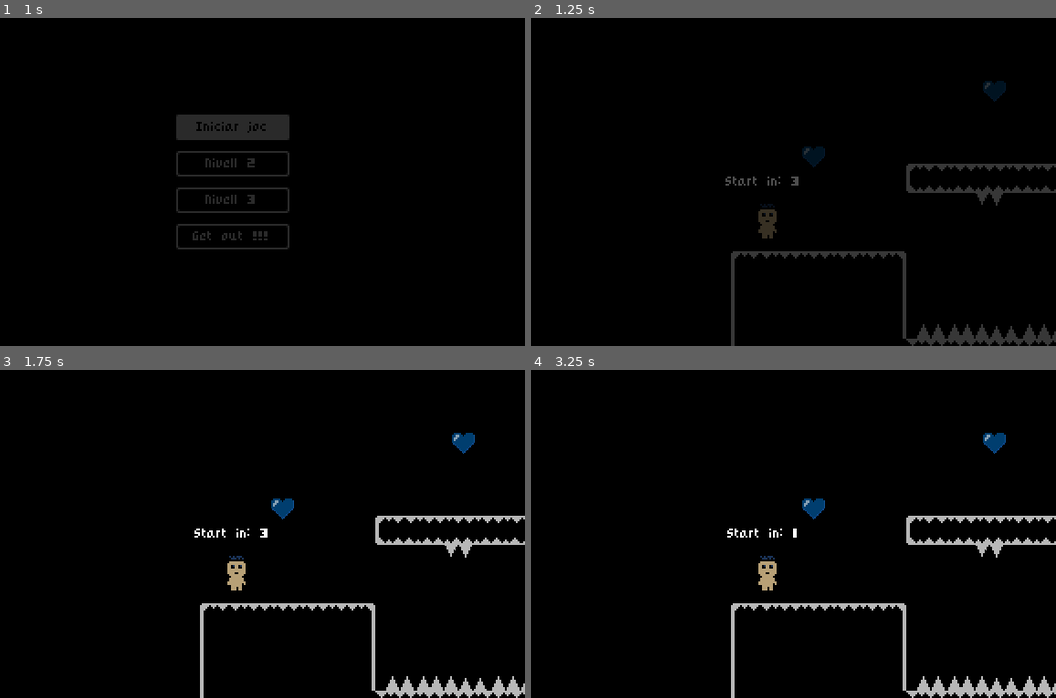
Above: before the commit, frames 1-4 (two rows, left to right).
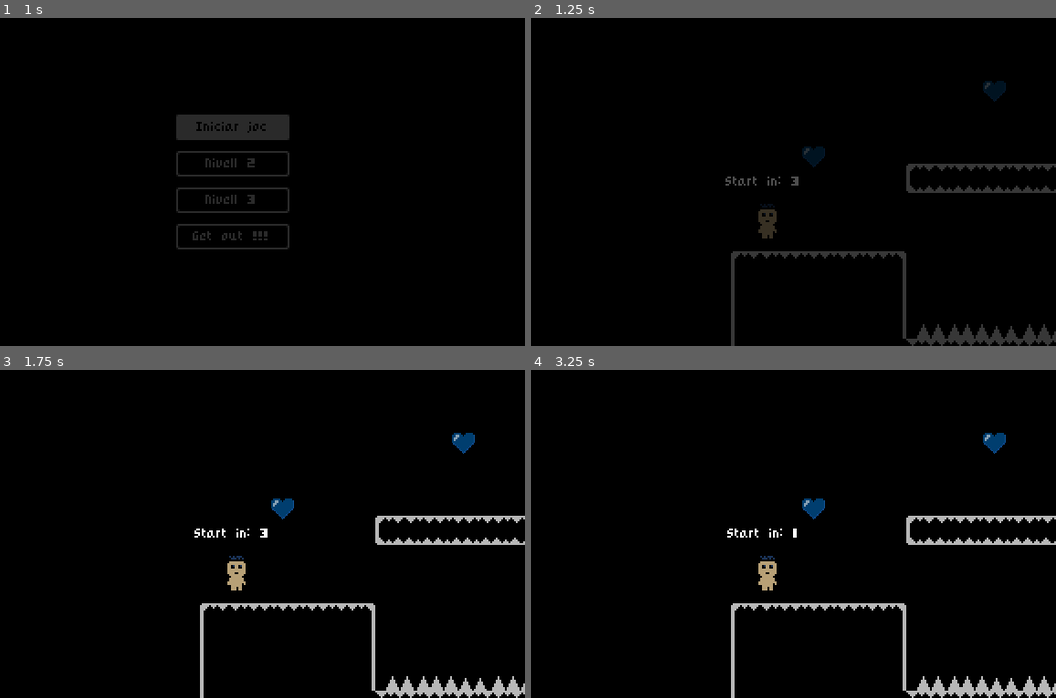
Above: after the commit, the same moments.

Repository: VictorProfe/Claret-plataformer
Game: Godot game, scene res://Menus/Menu inici/start_menu.tscn
The game is run twice, just before and just after one commit, with the same random seed, the same clock (stepped at 60 frames per second) and the same inputs.
Inputs:
- Up to frame 1 (1 s): click "Iniciar joc" at 0.5 s
- Up to frame 2 (1.25 s): no input
- Up to frame 3 (1.75 s): hold Right (move_right) from 1.28 s (still down); tap Up (jump) at 1.52 s
- Up to frame 4 (3.25 s): tap Enter at 2 s; tap Up (jump) at 2.27 s; tap Space at 2.75 s; release Right (move_right) at 2.78 s; hold Left (move_left) from 2.78 s (still down)

Frame 1 is identical in both runs. In frame 2, less than 0.1% of the frame differs, in the area x 84-90%, y 53-58%; in frame 3, less than 0.1%; in frame 4, less than 0.1%.

Commit message:
level 1 guillem pim pam

Diff:
--- a/Nivells/Nivell 1/level_one.tscn
+++ b/Nivells/Nivell 1/level_one.tscn
@@ -17,7 +17,7 @@
 		Events.level_completed.emit()
 "
 
-[node name="LevelOne" instance=ExtResource("1_xl3g4")]
+[node name="LevelOne2" instance=ExtResource("1_xl3g4")]
 next_level = ExtResource("2_b0bm5")
 
 [node name="Player" parent="." index="0"]
@@ -25,6 +25,7 @@
 
 [node name="LevelTileMap" parent="." index="2"]
 position = Vector2(-1, -5)
+layer_0/tile_data = PackedInt32Array(720929, 65536, 1, 589858, 0, 3, 589859, 65536, 3, 589860, 65536, 3, 589861, 65536, 3, 589862, 65536, 3, 589863, 131072, 3, 524328, 0, 3, 524329, 65536, 3, 524330, 65536, 3, 524331, 65536, 3, 524332, 65536, 3, 524333, 65536, 3, 524334, 65536, 3, 524335, 65536, 3, 524336, 131072, 0, 589872, 0, 2, 589873, 65536, 3, 589874, 65536, 3, 589875, 65536, 3, 589876, 65536, 3, 589877, 131072, 2, 393269, 196608, 0, 458805, 196608, 1, 524341, 196608, 1, 327734, 196608, 0, 393270, 196608, 1, 458806, 196608, 2, 458808, 196608, 3, 458810, 0, 3, 458811, 131072, 3, 458814, 0, 3, 458815, 131072, 3, 589857, 65536, 1)
 
 [node name="Spikes" parent="." index="3" instance=ExtResource("3_x1dmf")]
 position = Vector2(158, 177)
@@ -54,22 +55,17 @@
 position = Vector2(427, 177)
 
 [node name="Spikes girats" parent="." index="12" instance=ExtResource("3_x1dmf")]
-position = Vector2(336, 91)
-rotation = -1.55728
+position = Vector2(301, 128)
 
 [node name="Spikes girats" parent="Spikes girats" index="2" instance=ExtResource("3_x1dmf")]
-position = Vector2(-6.31111, -170.93)
-rotation = -1.55728
-
-[node name="Spikes girats" parent="Spikes girats/Spikes girats" index="2" instance=ExtResource("3_x1dmf")]
-position = Vector2(-314.939, 6.51593)
-rotation = -1.55728
+position = Vector2(415, -4)
+rotation = -0.00167155
 
 [node name="Spikes4" parent="." index="13" instance=ExtResource("3_x1dmf")]
 position = Vector2(142, 176)
 
 [node name="Heart" parent="." index="14" instance=ExtResource("5_oqxmd")]
-position = Vector2(519, 109)
+position = Vector2(1000, 100)
 script = SubResource("GDScript_djbib")
 
 [node name="Heart5" parent="." index="15" instance=ExtResource("5_oqxmd")]
@@ -89,11 +85,11 @@
 script = SubResource("GDScript_djbib")
 
 [node name="Final mapa" parent="." index="20" instance=ExtResource("6_ofp85")]
-position = Vector2(-112, 192)
+position = Vector2(-112, 196)
 scale = Vector2(0.959999, 1)
 
 [node name="Final mapa" parent="Final mapa" index="1" instance=ExtResource("6_ofp85")]
-position = Vector2(573.959, 3)
+position = Vector2(595.834, -1)
 scale = Vector2(0.959999, 1)
 
 [node name="Node2D" type="StaticBody2D" parent="." index="21"]
@@ -102,3 +98,6 @@
 
 [node name="LevelTileMapLvl1" parent="." index="22" instance=ExtResource("7_1wxbq")]
 layer_0/tile_data = PackedInt32Array(720903, 65536, 3, 720902, 65536, 2, 655366, 131072, 1, 589830, 131072, 1, 524294,  …(2053 unchanged characters)…
+
+[node name="FinalMapa" parent="." index="23" instance=ExtResource("6_ofp85")]
+position = Vector2(987, 193)
Not shown: 1 places in Nivells/Nivell 1/level_one.tscn that only renumber resources
